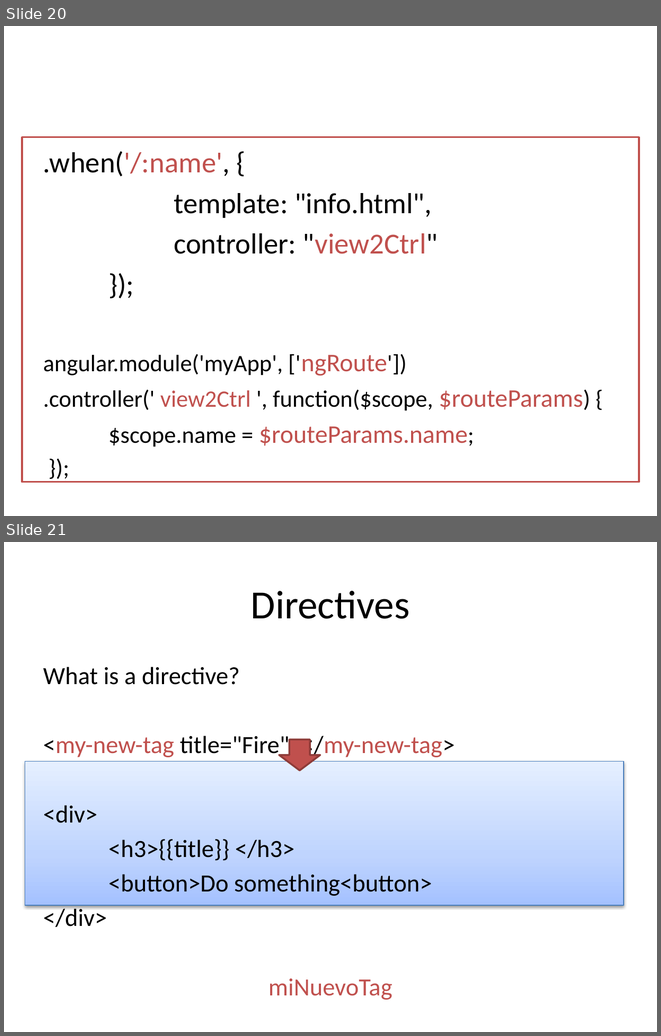
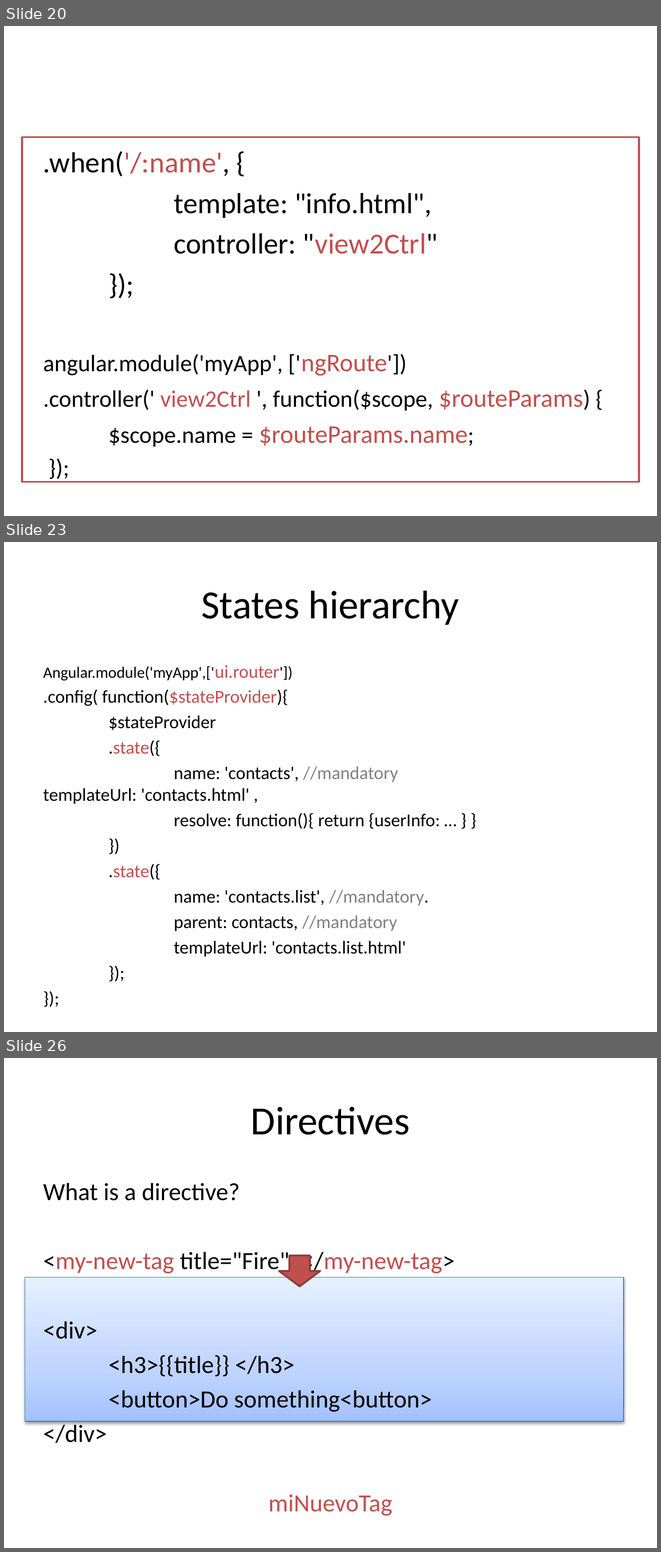
Before and after one commit to lhkingkong/angularjs-taller, a slide deck: material/AngularJS Taller.pptx. Shown one above the other, each under a label of ours: slides 20 and 21 before the commit, slides 20, 23 and 26 after it; the slides between them are not shown. The pictures are 661x1036 and 661x1552 pixels, drawn with LibreOffice and Linux fonts; fonts in the diff are those of the drawing. Boxes give left, top, right and bottom in pixels: in the first picture for what was removed or moved away, otherwise in the second. Text is boxed around its words. In the diff, an @@ line names an element or a change of style, - is before the commit and + after.

Commit message:
Add router example

```diff
--- a/material/AngularJS Taller.pptx
+++ b/material/AngularJS Taller.pptx
@@ slide 23 added at <box>4,542,657,1032</box>, background #FFFFFF @@
@@ title added at <box>201,590,459,625</box>, 44 pt, text #000000 @@
+States hierarchy
@@ text added at <box>43,665,440,956</box>, 20 pt, text #000000 @@
+Angular.module('myApp',['ui.router'])
+.config( function($stateProvider){
+$stateProvider
+.state({
+name: 'contacts', //mandatory templateUrl: 'contacts.html' ,
+resolve: function(){ return {userInfo: … } }
+})
+.state({
+name: 'contacts.list', //mandatory.
+parent: contacts, //mandatory
+templateUrl: 'contacts.list.html'
+});
+});
@@ what was slide 21 is now slide 26 @@
```
Also in this commit, not shown: 7 slides changed, 9 other slides added, 32 other files.
